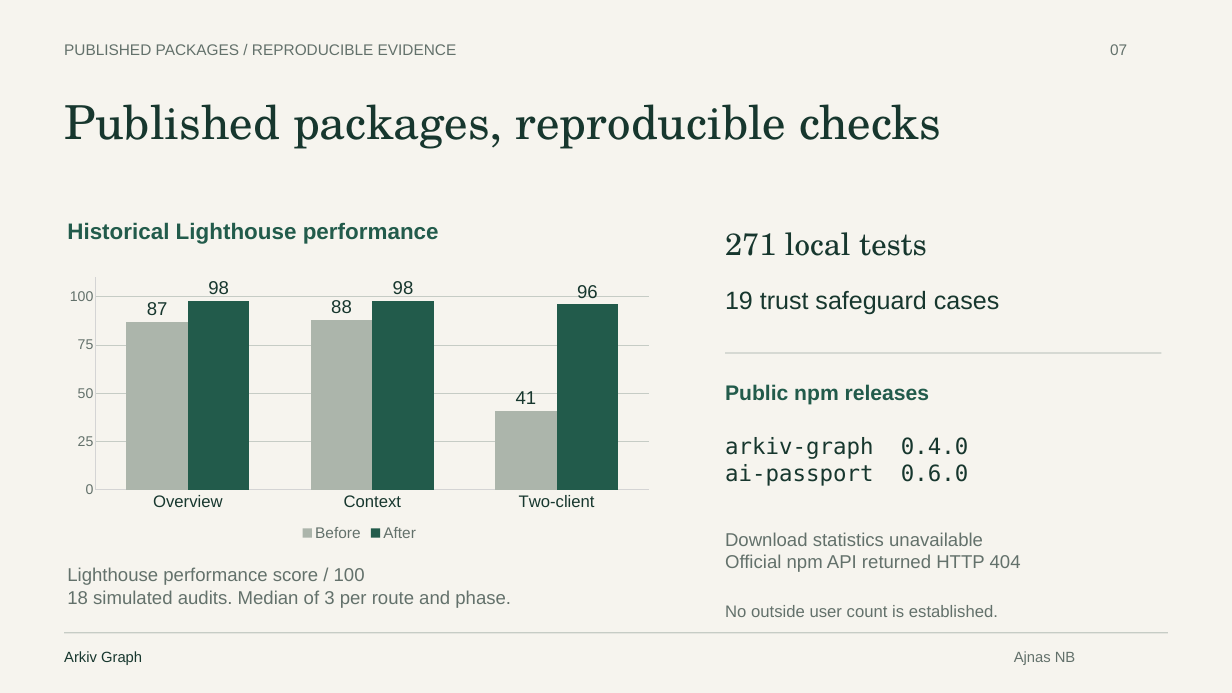
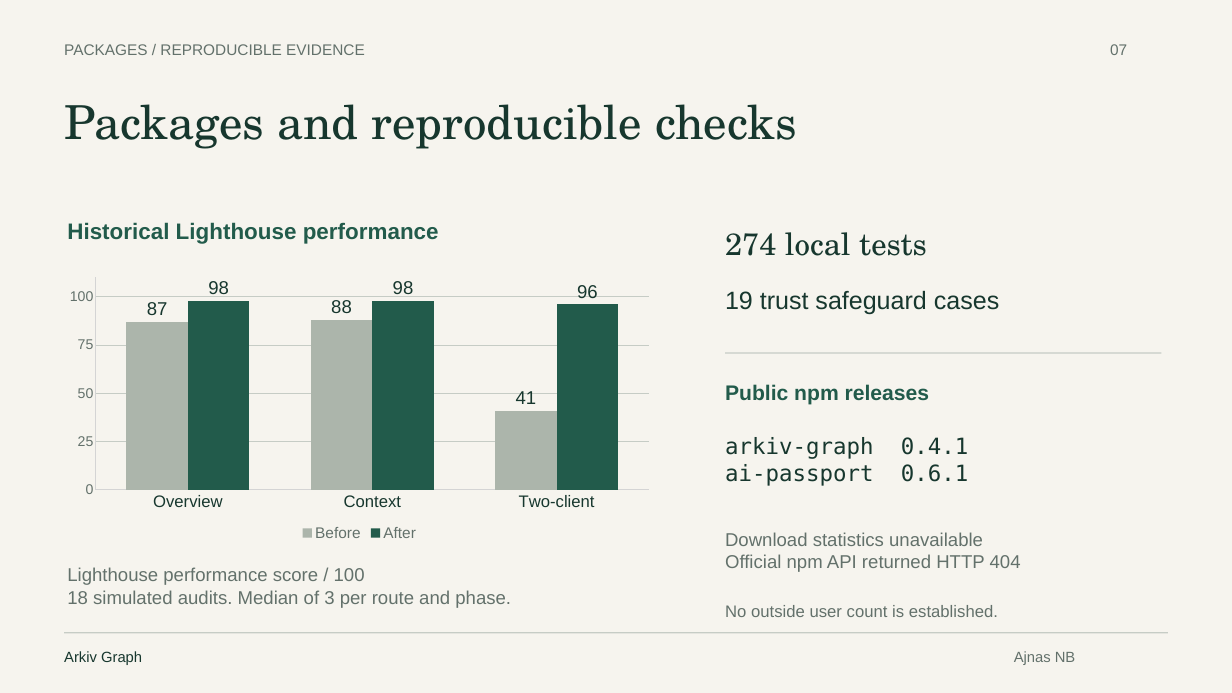
Before and after one commit to AjnasNB/app-passport, a slide deck: slide 7 of apps/web/public/downloads/arkiv-graph-pitch.pptx. Drawn at 1232x693 pixels with LibreOffice and Linux fonts; fonts in the diff are those of the drawing. Boxes give left, top, right and bottom in pixels: in the first picture for what was removed or moved away, otherwise in the second. Text is boxed around its words. In the diff, an @@ line names an element or a change of style, - is before the commit and + after.

Commit message:
Clarify the builder problem and Arkiv proof in the final deck

```diff
--- a/apps/web/public/downloads/arkiv-graph-pitch.pptx
+++ b/apps/web/public/downloads/arkiv-graph-pitch.pptx
@@ text at bbox=[64, 44, 365, 55]: text changed @@
-PUBLISHED PACKAGES / REPRODUCIBLE EVIDENCE
+PACKAGES / REPRODUCIBLE EVIDENCE
@@ text at bbox=[64, 104, 797, 149]: text changed @@
-Published packages, reproducible checks
+Packages and reproducible checks
@@ text at bbox=[725, 232, 927, 256]: text changed @@
-271 local tests
+274 local tests
@@ text at bbox=[725, 437, 969, 482]: text changed @@
-arkiv-graph 0.4.0
-ai-passport 0.6.0
+arkiv-graph 0.4.1
+ai-passport 0.6.1
```
Also in this commit, not shown: 3 other slides changed, 4 other files.
